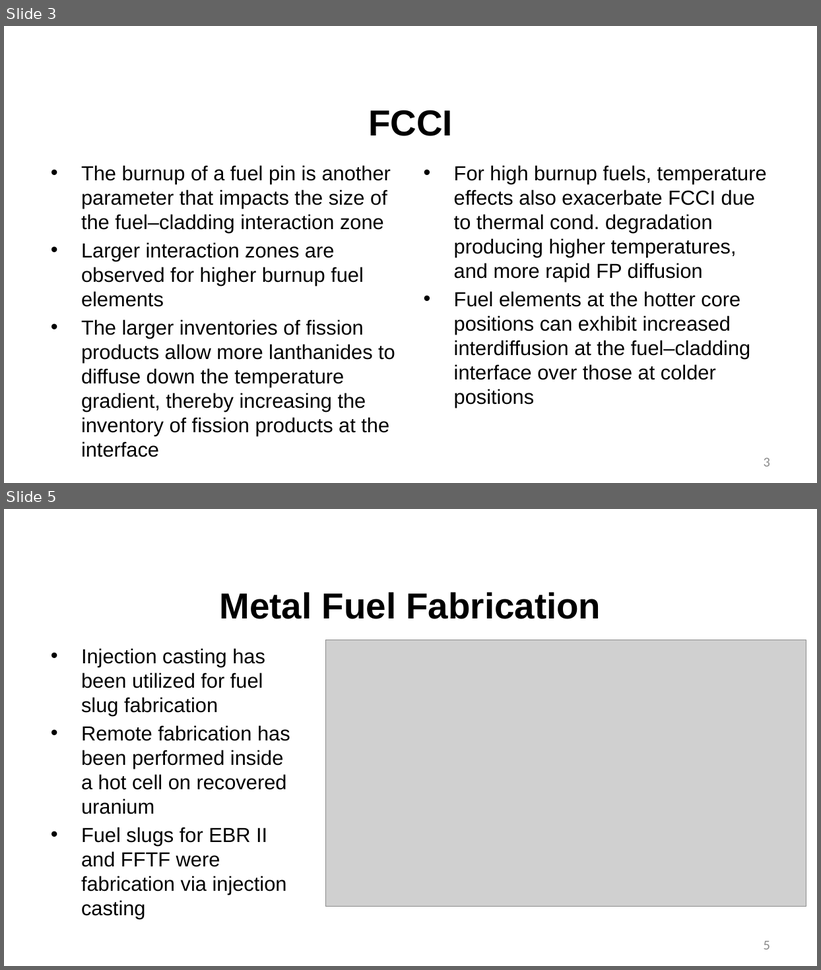
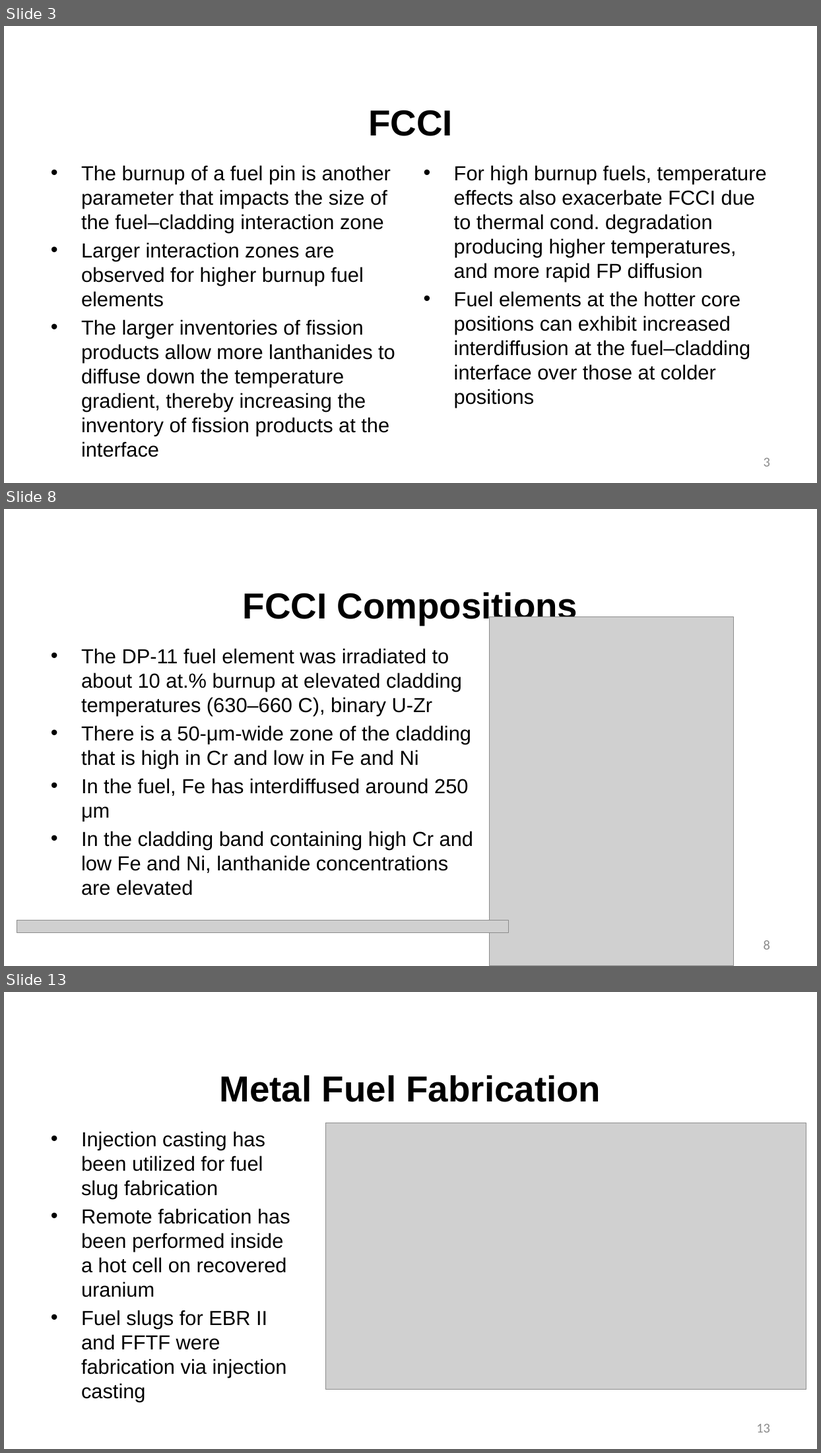
Before and after one commit to benbeeler/TEACHING, a slide deck: Advanced Reactor Materials/Lec8_SFRs.pptx. Shown one above the other, each under a label of ours: slides 3 and 5 before the commit, slides 3, 8 and 13 after it; the slides between them are not shown. The pictures are 821x970 and 821x1453 pixels, drawn with LibreOffice and Linux fonts; fonts in the diff are those of the drawing; grey boxes stand for pictures; background and template pictures are left out. Boxes give left, top, right and bottom in pixels: in the first picture for what was removed or moved away, otherwise in the second. Text is boxed around its words. In the diff, an @@ line names an element or a change of style, - is before the commit and + after.

```diff
--- a/Advanced Reactor Materials/Lec8_SFRs.pptx
+++ b/Advanced Reactor Materials/Lec8_SFRs.pptx
@@ slide 8 added at [4, 509, 817, 966], background #FFFFFF @@
@@ title added at [243, 592, 578, 625], 42.7 pt, text #000000, bold @@
+FCCI Compositions
@@ picture added at [490, 617, 734, 966] @@
@@ text added at [81, 648, 473, 896], 24 pt, text #000000 @@
+• The DP-11 fuel element was irradiated to about 10 at.% burnup at elevated cladding temperatures (630–660 C), binary U-Zr
+• There is a 50-μm-wide zone of the cladding that is high in Cr and low in Fe and Ni
+• In the fuel, Fe has interdiffused around 250 μm
+• In the cladding band containing high Cr and low Fe and Ni, lanthanide concentrations are elevated
@@ picture added at [17, 921, 509, 933] @@
@@ page number added at [764, 941, 770, 950], 16 pt, text #8C8C8C @@
+8
@@ what was slide 5 is now slide 13 @@
@@ page number at [756, 1424, 770, 1433]: text changed @@
-5
+13
```
Also in this commit, not shown: 1 slide changed, 7 other slides added, 15 slides removed, 3 other files.
